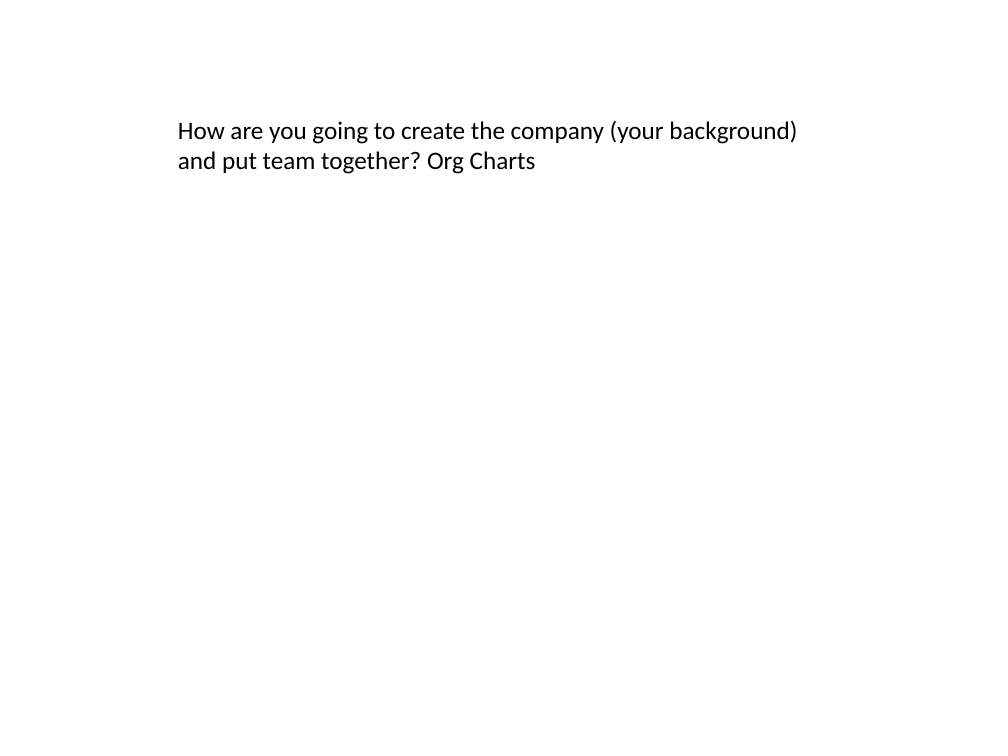
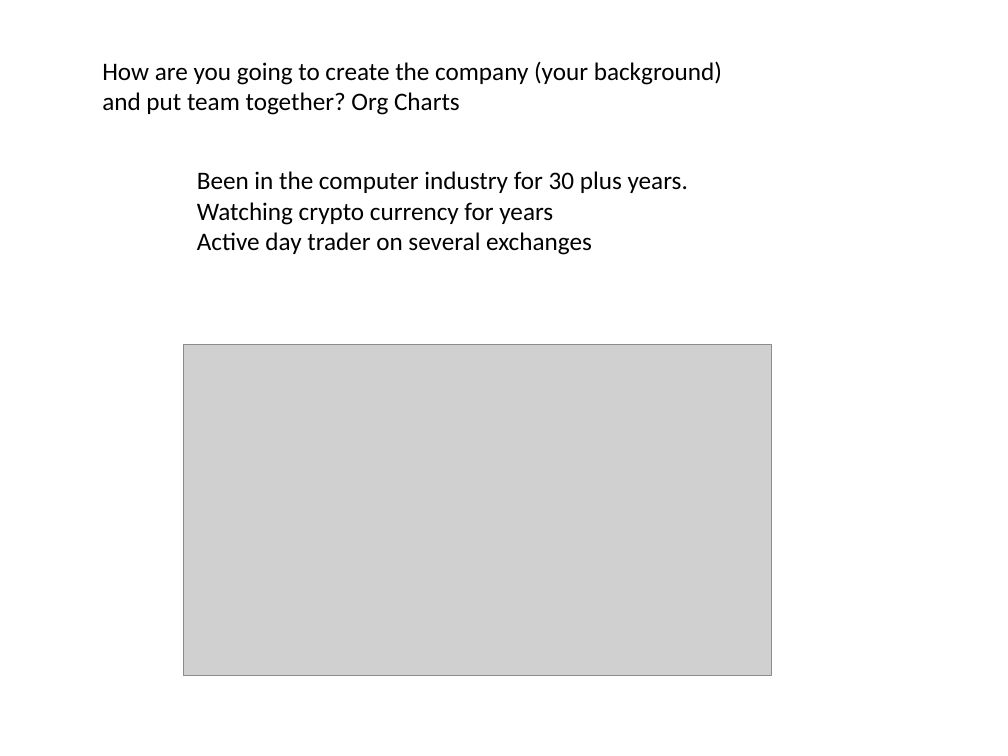
Before and after one commit to JamesLeB/Business, a slide deck: slide 6 of TODO/2-Monday/Presentation1.pptx. Drawn at 1008x756 pixels with LibreOffice and Linux fonts; fonts in the diff are those of the drawing; grey boxes stand for pictures. Boxes give left, top, right and bottom in pixels: in the first picture for what was removed or moved away, otherwise in the second. Text is boxed around its words. In the diff, an @@ line names an element or a change of style, - is before the commit and + after.

```diff
--- a/TODO/2-Monday/Presentation1.pptx
+++ b/TODO/2-Monday/Presentation1.pptx
@@ text "How are you going to ...": place and size @@
-text "How are you going to ..." at box(178, 120, 797, 174)
+text "How are you going to ..." at box(102, 61, 722, 115)
@@ text added at box(197, 171, 688, 255), 18 pt, text #000000 @@
+Been in the computer industry for 30 plus years.
+Watching crypto currency for years
+Active day trader on several exchanges
@@ picture added at box(183, 345, 771, 675) @@
```
Also in this commit, not shown: 13 other slides changed, 1 slide added, 1 slide removed, 2 other files.
